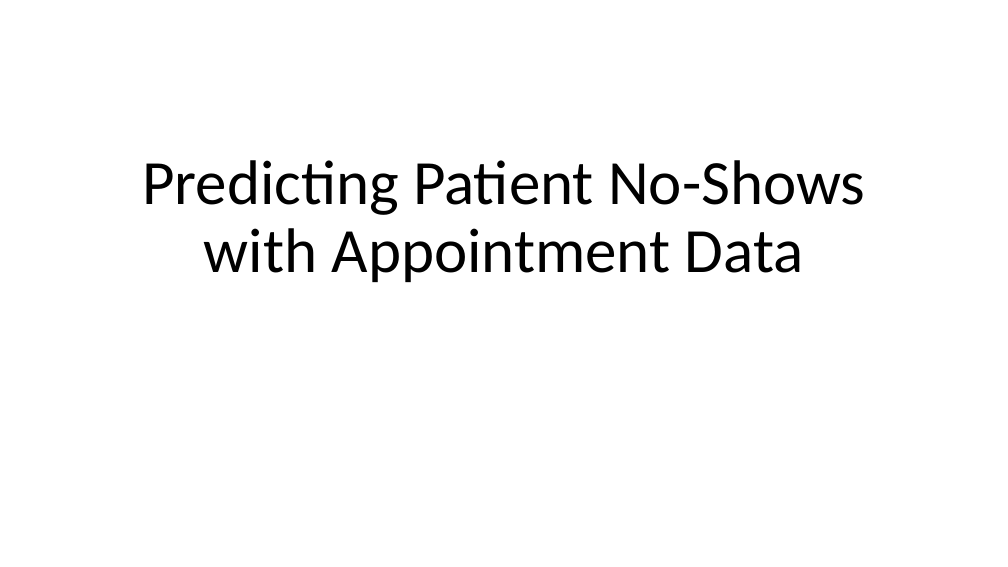
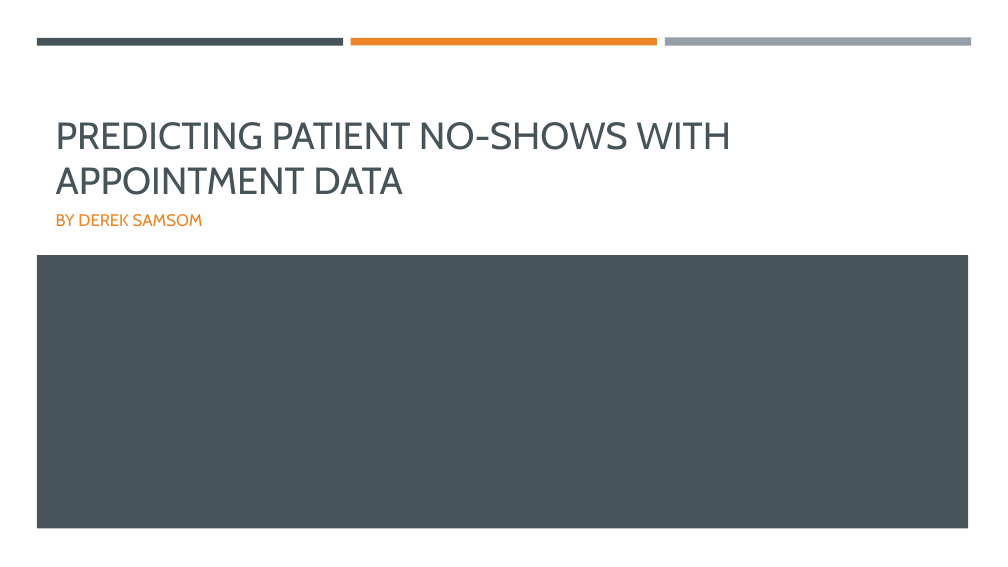
Before and after one commit to DerekSamsom/Capstone, a slide deck: slide 1 of Appointments_Presentation.pptx. Drawn at 1008x567 pixels with LibreOffice and Linux fonts; fonts in the diff are those of the drawing. Boxes give left, top, right and bottom in pixels: in the first picture for what was removed or moved away, otherwise in the second. Text is boxed around its words. In the diff, an @@ line names an element or a change of style, - is before the commit and + after.

Commit message:
Adding Final Draft of Appointment Capstone report and slide deck

```diff
--- a/Appointments_Presentation.pptx
+++ b/Appointments_Presentation.pptx
@@ rectangle added at bbox=[37, 38, 343, 45], fill #465359 @@
@@ rectangle added at bbox=[351, 38, 657, 45], fill #ED8428 @@
@@ rectangle added at bbox=[665, 38, 971, 46], fill #969FA7 @@
@@ title at bbox=[56, 122, 731, 195]: text changed; size 60 to 36 pt; font Calibri to Cabin; text colour #000000 to #465359 @@
-Predicting Patient No-Shows with Appointment Data
+PREDICTING PATIENT NO-SHOWS WITH APPOINTMENT DATA
@@ subtitle added at bbox=[56, 214, 203, 227], 16 pt, text #ED8428 @@
+BY DEREK SAMSOM
@@ rectangle added at bbox=[37, 255, 969, 528], fill #465359 @@
```
Also in this commit, not shown: 4 other slides changed, 6 slides added, 6 slides removed, 2 other files.
